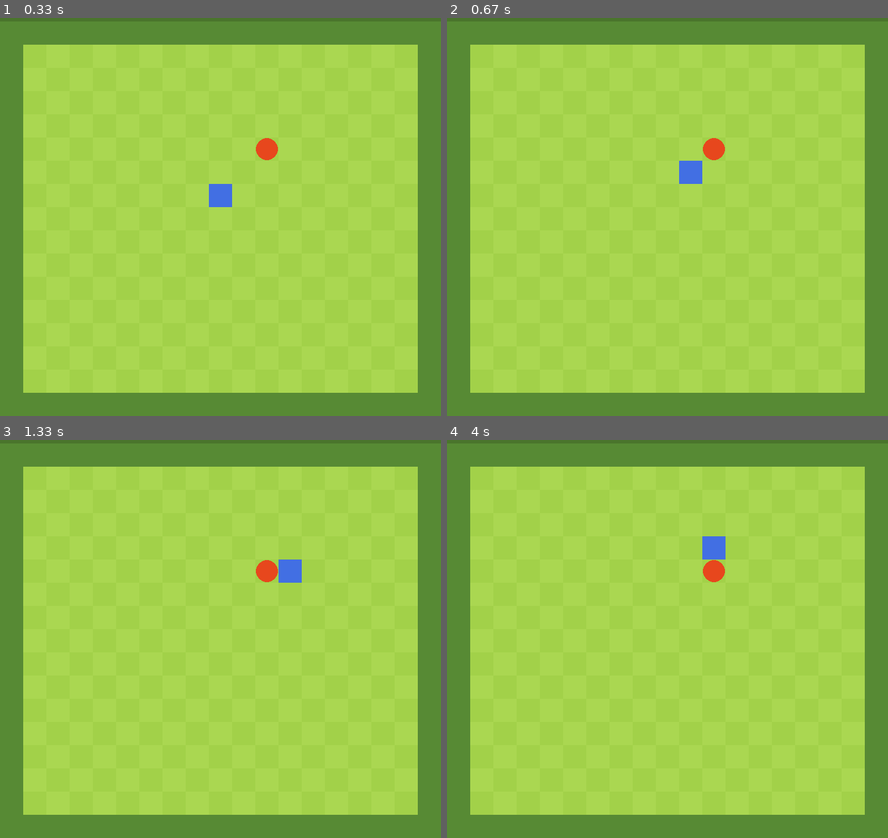
Above: before the commit, frames 1-4 (two rows, left to right).
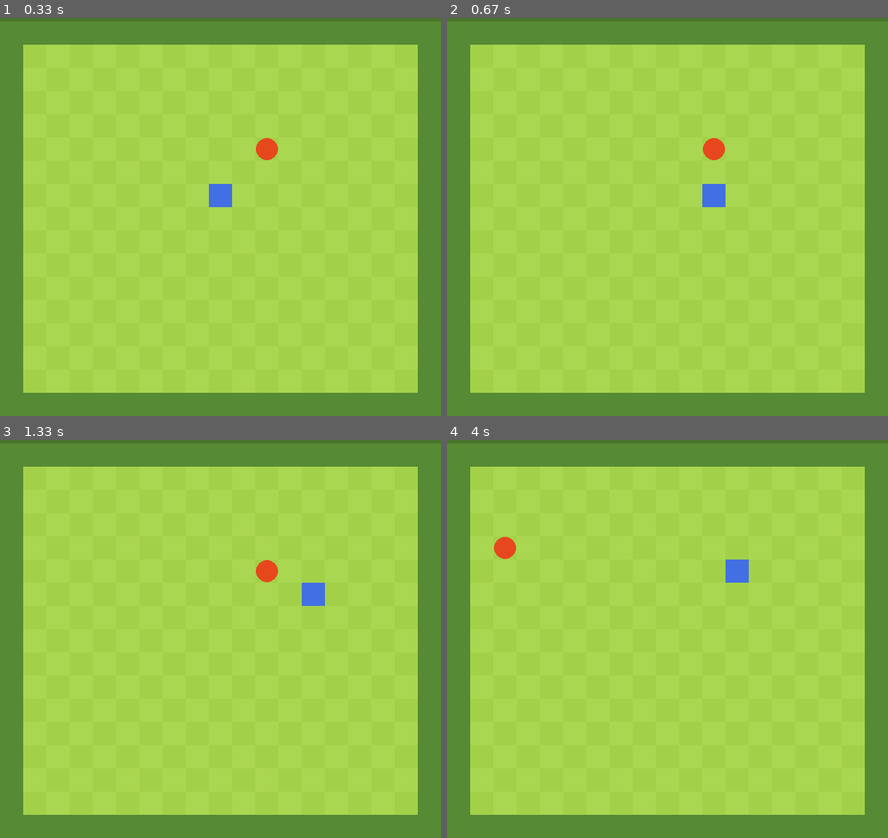
Above: after the commit, the same moments.

Repository: IEatSpaceRocks/snake
Game: pygame game, started from snake-pygame.py
Same seed, same stepped clock (60 frames per second), same inputs: the game is played once before the commit and once after it.
Inputs:
- Up to frame 1 (0.33 s): no input
- Up to frame 2 (0.67 s): hold Right from 0.33 s (still down)
- Up to frame 3 (1.33 s): release Right at 0.8 s; hold Up 0.83-1.13 s; hold Right from 1.17 s (still down)
- Up to frame 4 (4 s): release Right at 1.63 s; hold Left 1.67-2.2 s; hold Down 2.23-2.53 s; hold Left 2.57-2.97 s; hold Up 3-3.37 s; hold Right from 3.4 s (still down)

Frame 1 is identical in both runs. In frame 2, 0.6% of the frame differs, in the area x 52-64%, y 35-48%; in frame 3, 0.6%; in frame 4, 1.0%, in the area x 10-69%, y 24-36%.

Commit message:
v0.5
Fixed movement to be more responsive. If there was only one move given, the movement was delayed by a cycle.

Diff:
--- a/snake-pygame.py
+++ b/snake-pygame.py
@@ -19,6 +19,7 @@
 snake = [[9, 8]]
 count = 0
 facing = ["up"]
+last = ""
 score = 0
 
 # Initialize Pygame and set up the screen
@@ -105,10 +106,15 @@
     if count % 12 == 0:
         print(facing)
         if len(facing) == 2:
-            move(facing[0])
+            if last == facing[0]:
+                move(facing[1])
+            else:
+                move(facing[0])
             facing.pop(0)
         else:
             move(facing[0])
+
+    last = facing[0]
 
     checkApple(score)
 
